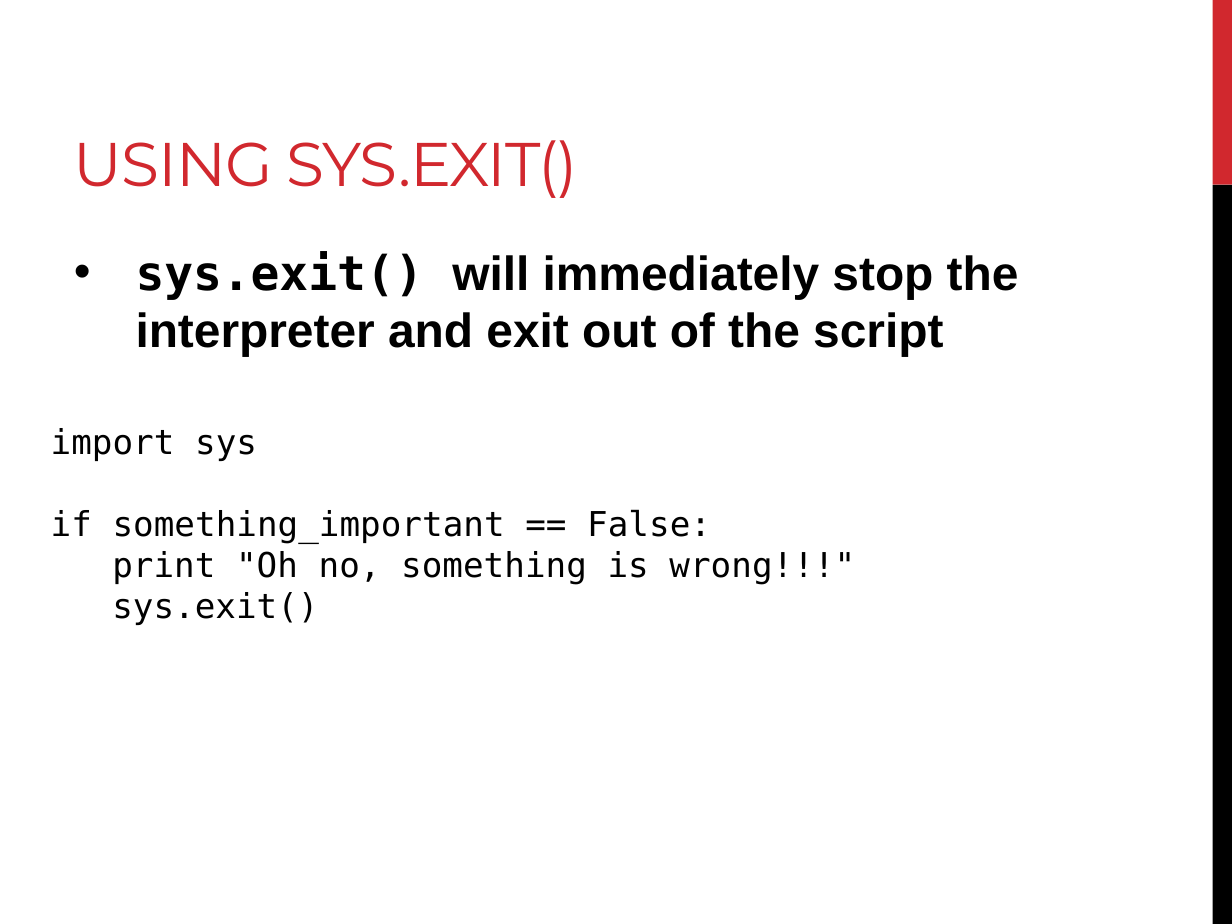
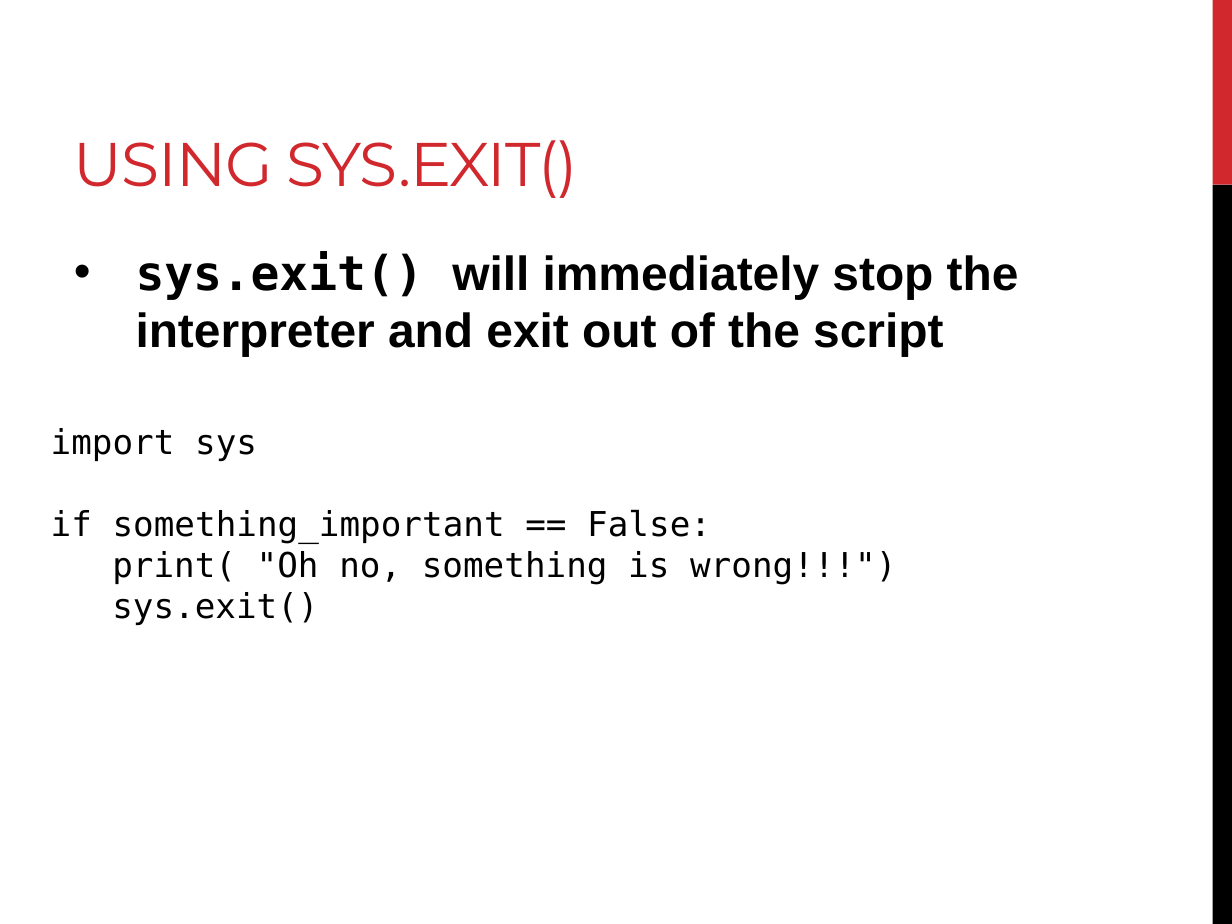
Before and after one commit to sjspielman/bdib2018_python, a slide deck: slide 45 of files/slides/slides_day4.pptx. Drawn at 1232x924 pixels with LibreOffice and Linux fonts; fonts in the diff are those of the drawing. Boxes give left, top, right and bottom in pixels: in the first picture for what was removed or moved away, otherwise in the second. Text is boxed around its words. In the diff, an @@ line names an element or a change of style, - is before the commit and + after.

```diff
--- a/files/slides/slides_day4.pptx
+++ b/files/slides/slides_day4.pptx
@@ text at [112,551,896,585]: text changed @@
-print "Oh no, something is wrong!!!"
+print( "Oh no, something is wrong!!!")
```
Also in this commit, not shown: 7 other slides changed, 1 other file.
